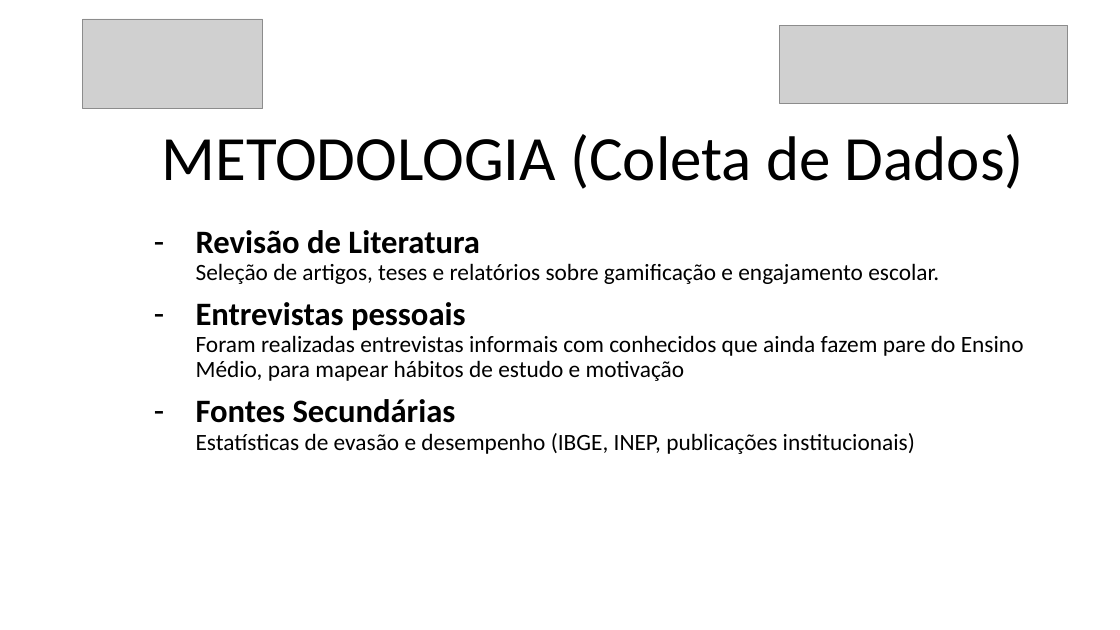
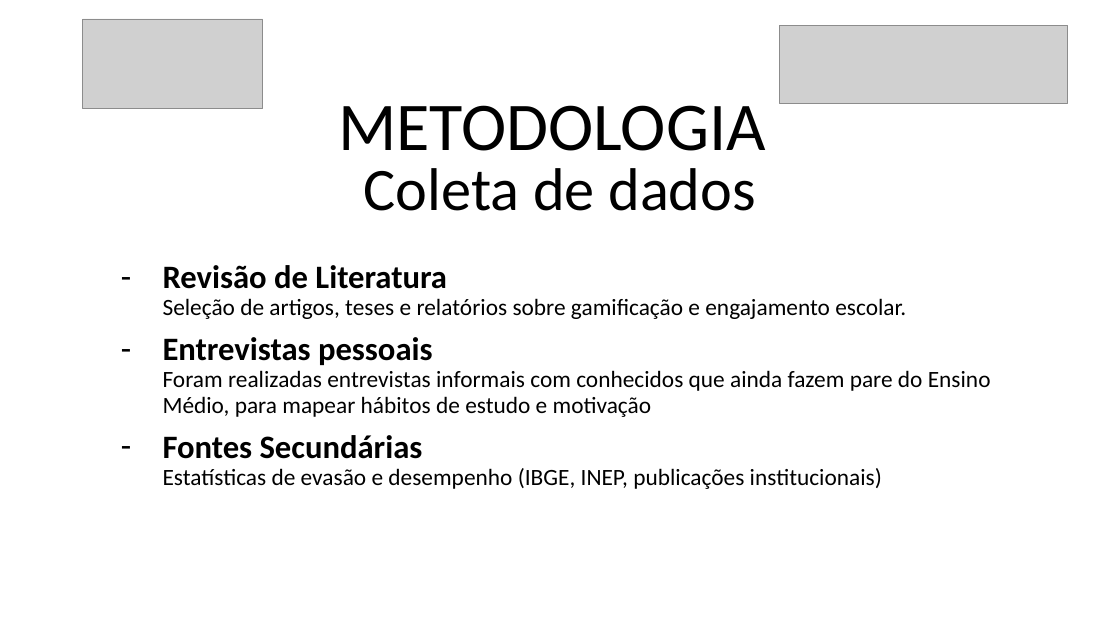
Before and after one commit to danilovaz7/curso-tecnico, a slide deck: slide 8 of liceu/3semestre/projeto integrador/tcc slide.pptx. Drawn at 1120x630 pixels with LibreOffice and Linux fonts; fonts in the diff are those of the drawing; grey boxes stand for pictures. Boxes give left, top, right and bottom in pixels: in the first picture for what was removed or moved away, otherwise in the second. Text is boxed around its words. In the diff, an @@ line names an element or a change of style, - is before the commit and + after.

```diff
--- a/liceu/3semestre/projeto integrador/tcc slide.pptx
+++ b/liceu/3semestre/projeto integrador/tcc slide.pptx
@@ text at (x1=338, y1=105, x2=765, y2=211): text changed; size 54 to 51.7 pt @@
-METODOLOGIA (Coleta de Dados)
+METODOLOGIA
+Coleta de dados
@@ subtitle "Revisão de Literatura Seleção de ..." moved from (x1=196, y1=230, x2=1024, y2=454) to (x1=163, y1=265, x2=991, y2=489) @@
```
Also in this commit, not shown: 11 other slides changed, 1 slide added, 1 slide removed.
